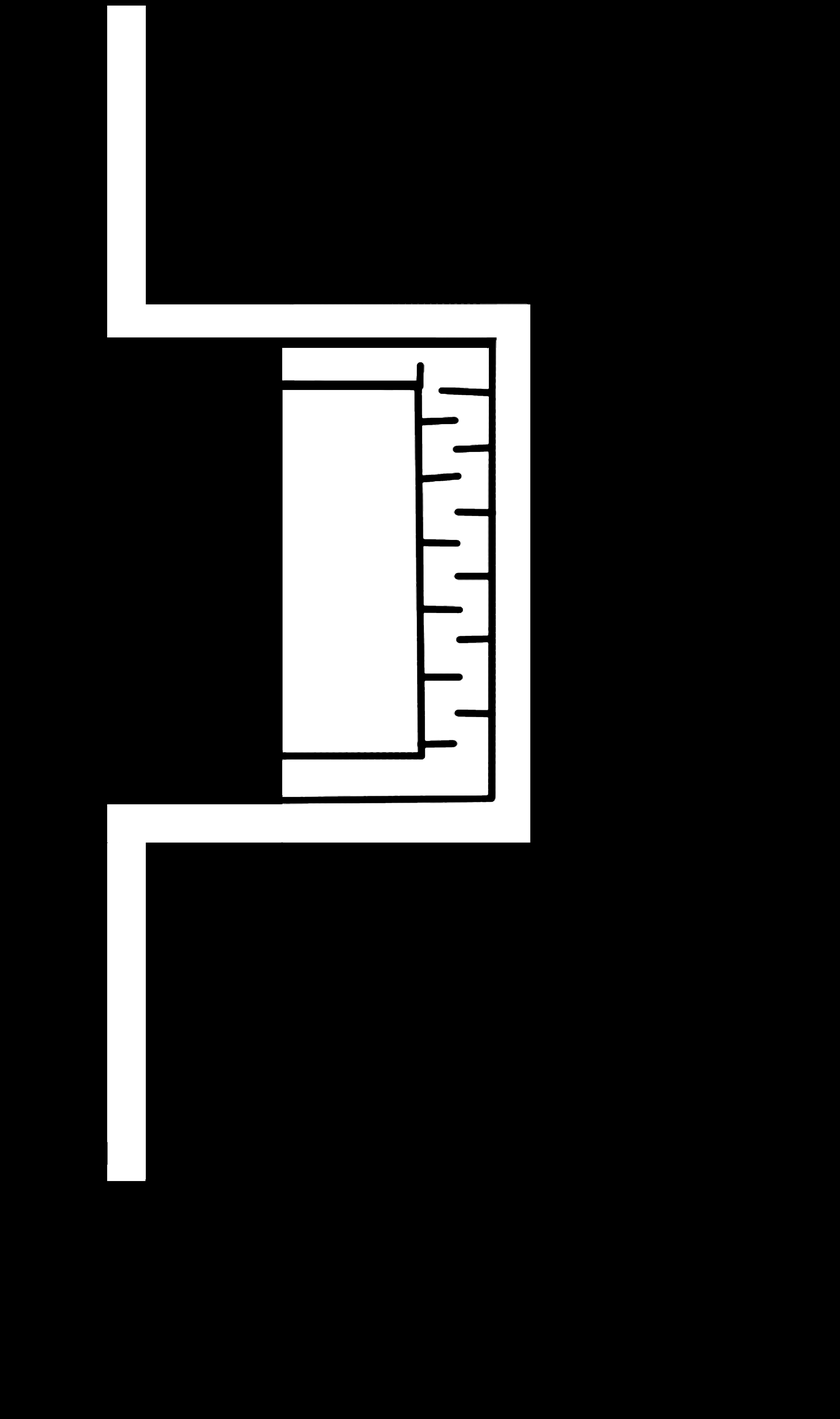
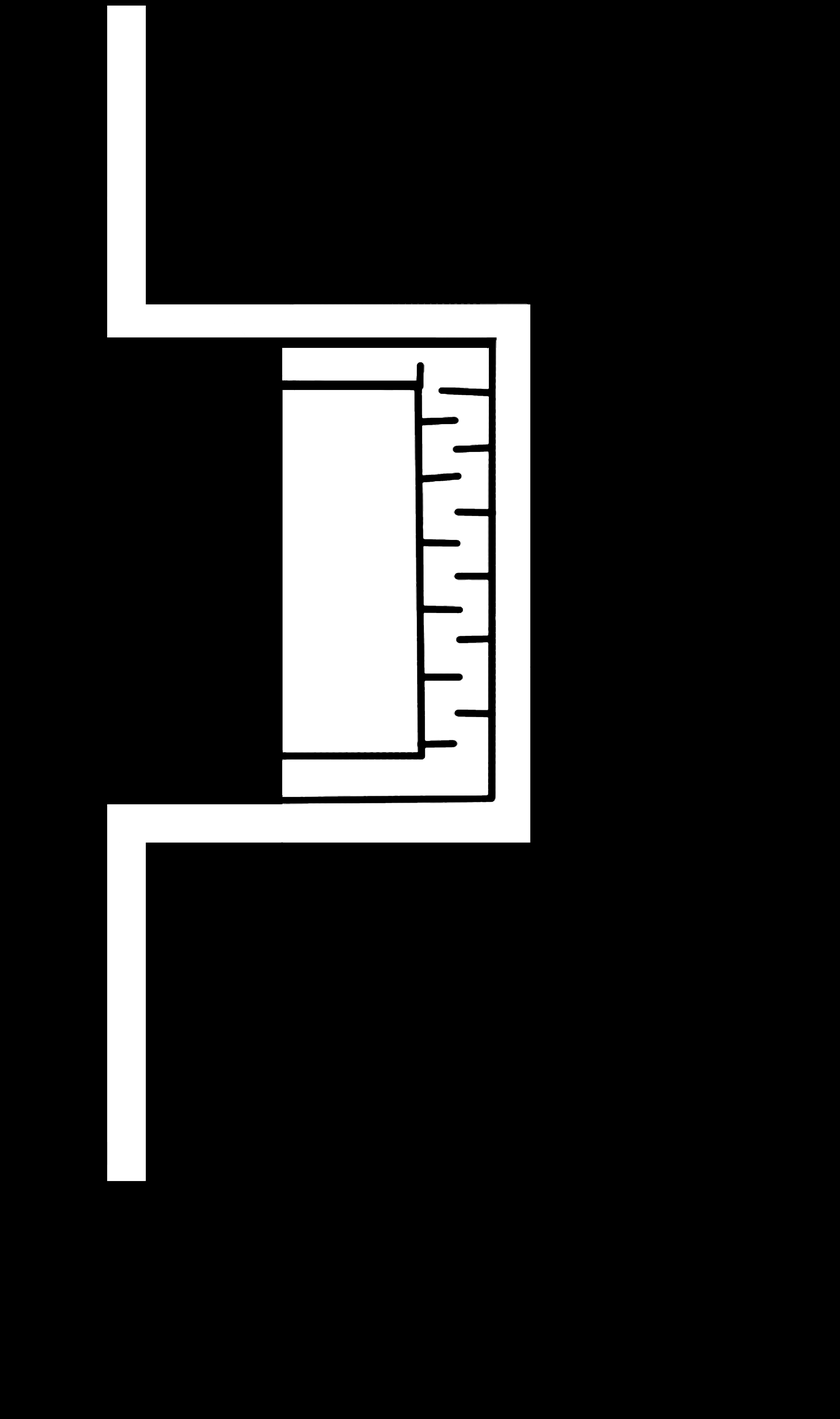
Before/after of a 840px x 1419px layered artwork. What changed in the layer stack:
painted on "Layer 1" over [106, 164, 531, 1181]
